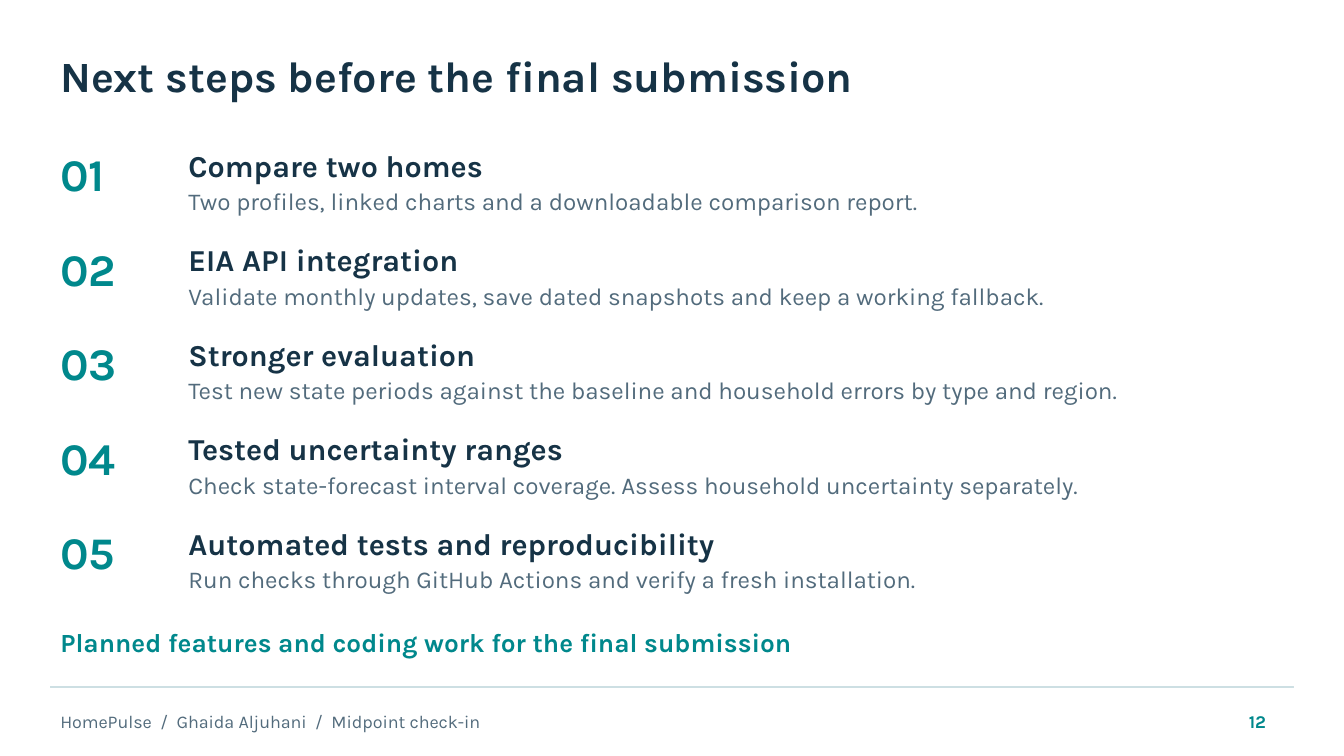
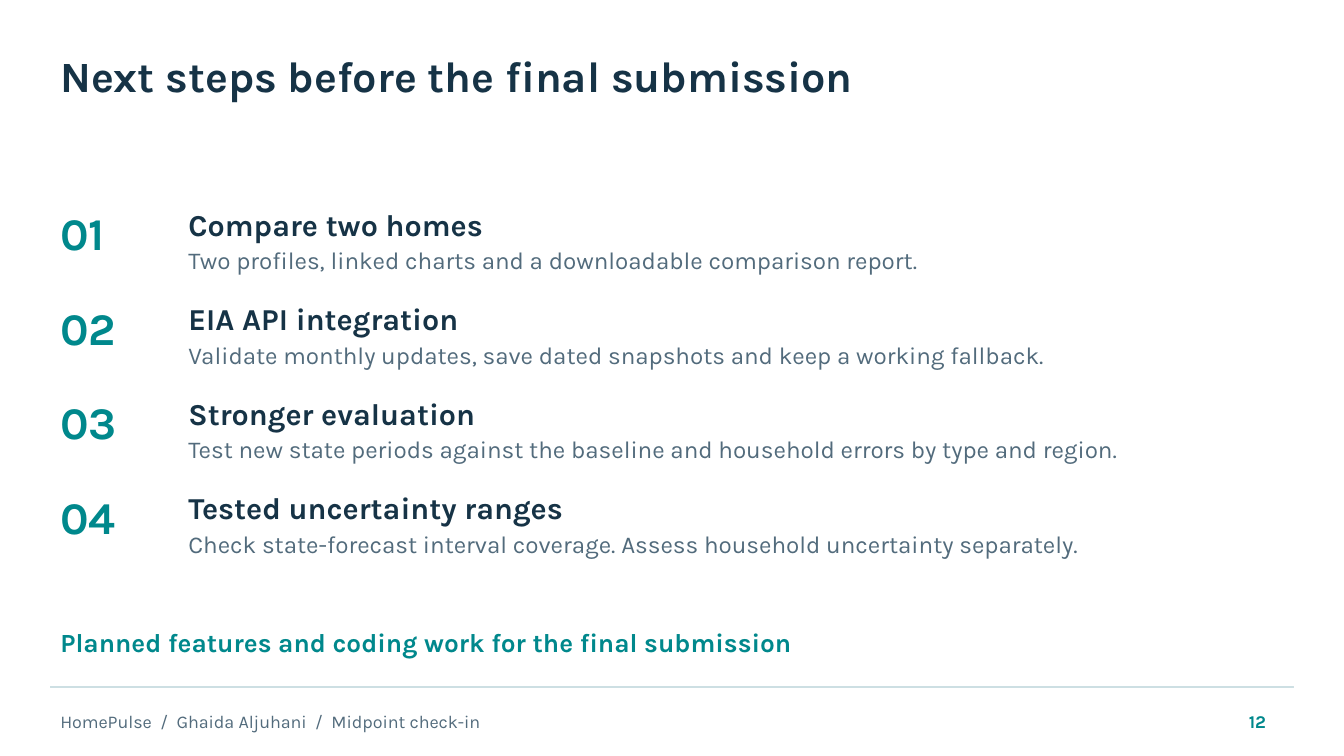
Before and after one commit to Ghaida486/1.125_HomePulse-, a slide deck: slide 12 of docs/midpoint/HomePulse_Deliverable_2_Final.pptx. Drawn at 1344x756 pixels with LibreOffice and Linux fonts; fonts in the diff are those of the drawing. Boxes give left, top, right and bottom in pixels: in the first picture for what was removed or moved away, otherwise in the second. Text is boxed around its words. In the diff, an @@ line names an element or a change of style, - is before the commit and + after.

Commit message:
Align midpoint documentation and closing slides with recorded video

```diff
--- a/docs/midpoint/HomePulse_Deliverable_2_Final.pptx
+++ b/docs/midpoint/HomePulse_Deliverable_2_Final.pptx
@@ 12 texts: place and size @@
-12 texts at (60,156,1117,500)
+12 texts at (60,215,1117,559)
@@ text removed at (60,539,115,570) @@
-05
@@ text removed at (188,533,715,563) @@
-Automated tests and reproducibility
@@ text removed at (188,571,915,594) @@
-Run checks through GitHub Actions and verify a fresh installation.
```
Also in this commit, not shown: 1 slide added, 1 slide removed, 6 other files.
